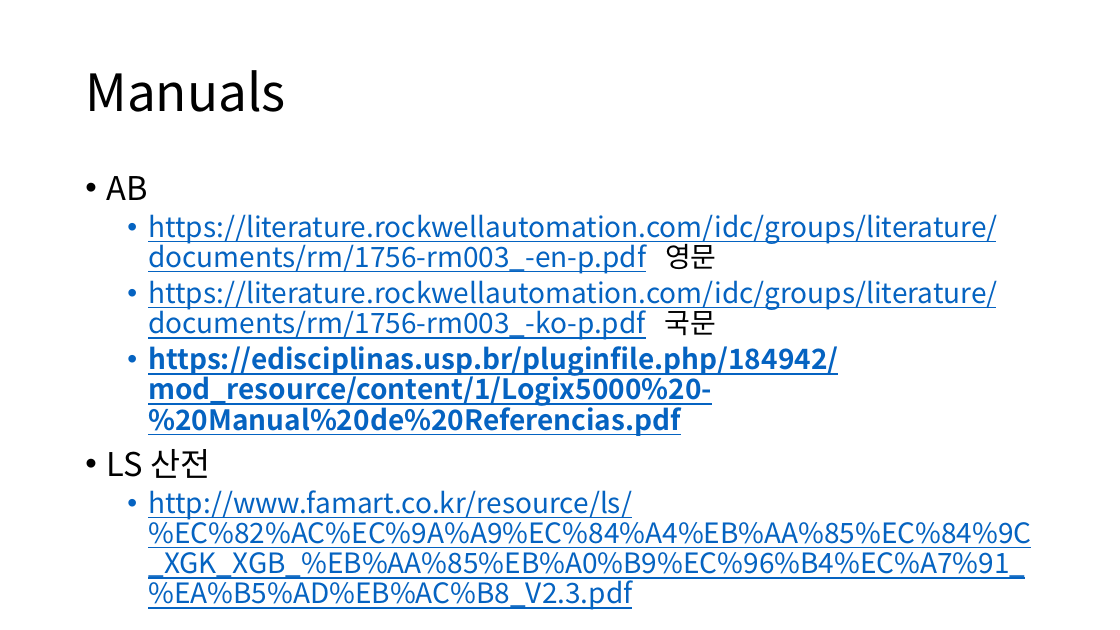
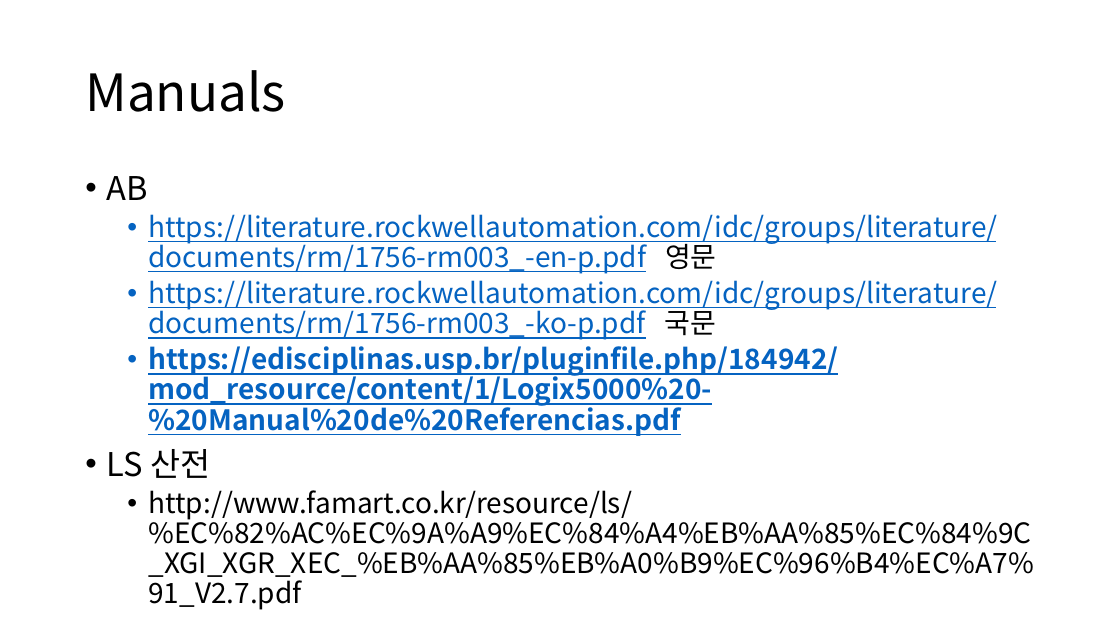
Before and after one commit to DualsoftDev/ds, a slide deck: slide 2 of DsDotNet/src/Engine/Engine.Core/Timer.pptx. Drawn at 1120x630 pixels with LibreOffice and Linux fonts; fonts in the diff are those of the drawing. Boxes give left, top, right and bottom in pixels: in the first picture for what was removed or moved away, otherwise in the second. Text is boxed around its words. In the diff, an @@ line names an element or a change of style, - is before the commit and + after.

```diff
--- a/DsDotNet/src/Engine/Engine.Core/Timer.pptx
+++ b/DsDotNet/src/Engine/Engine.Core/Timer.pptx
@@ text at [148,490,1034,581]: text changed; text colour #0563C1 to #000000 @@
-  • http://www.famart.co.kr/resource/ls/%EC%82%AC%EC%9A%A9%EC%84%A4%EB%AA%85%EC%84%9C_XGK_XGB_%EB%AA%85%EB%A0%B9%EC%96%B4%EC%A7%91_%EA%B5%AD%EB%AC%B8_V2.3.pdf
+  • http://www.famart.co.kr/resource/ls/%EC%82%AC%EC%9A%A9%EC%84%A4%EB%AA%85%EC%84%9C_XGI_XGR_XEC_%EB%AA%85%EB%A0%B9%EC%96%B4%EC%A7%91_V2.7.pdf
```
Also in this commit, not shown: 5 slides added, 7 other files.
